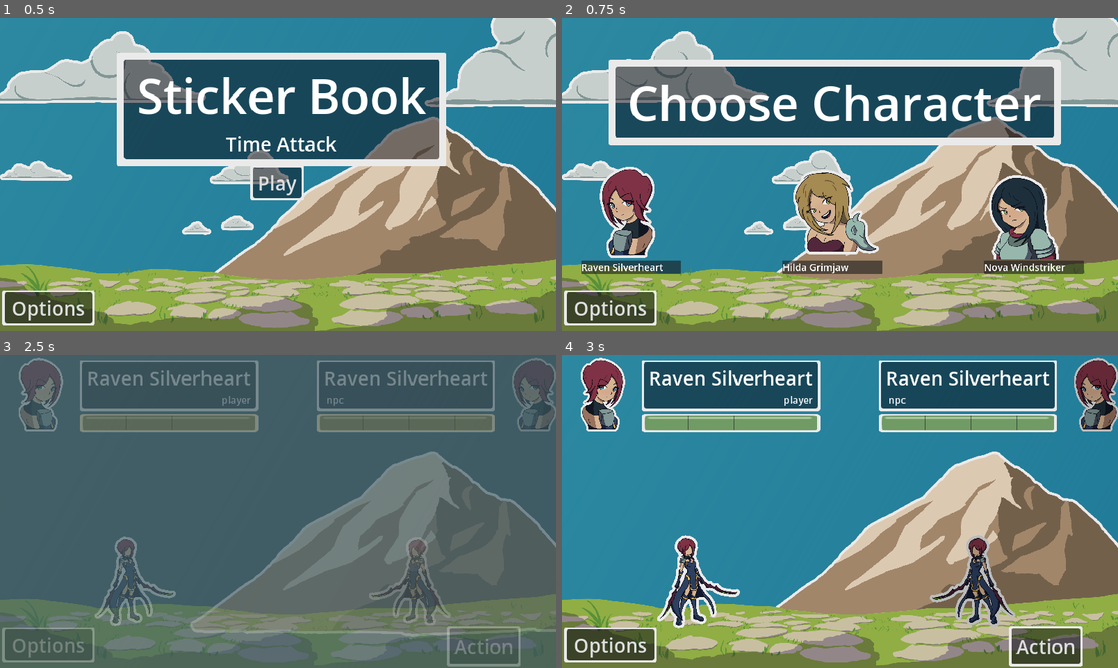
Above: before the commit, frames 1-4 (two rows, left to right).
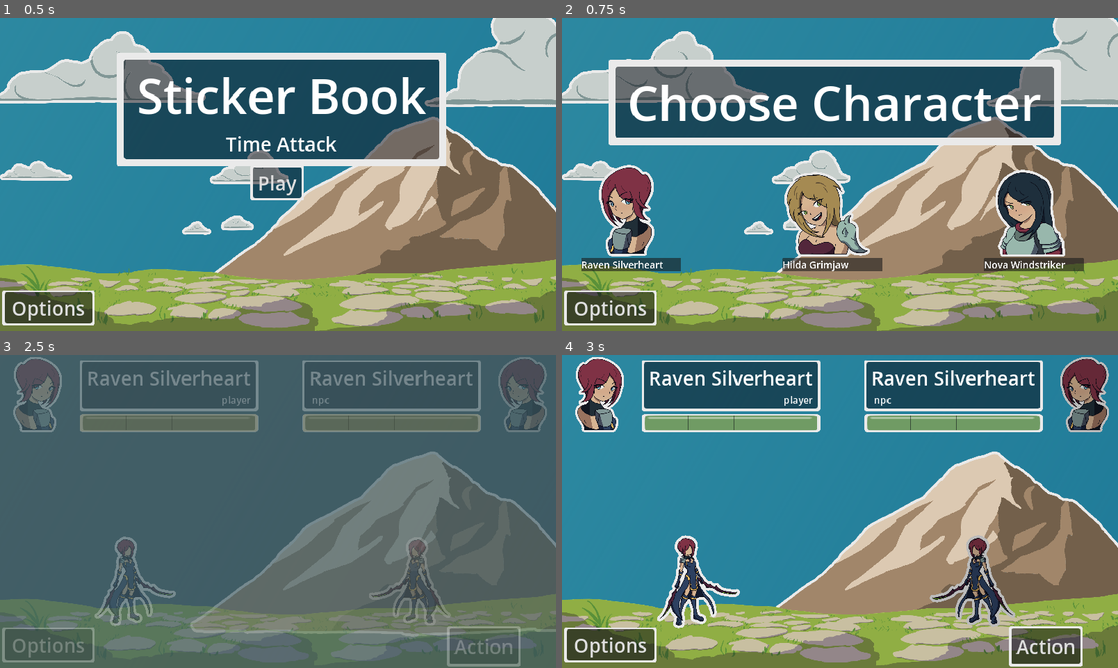
Above: after the commit, the same moments.

Repository: MajorZiploc/sticker_book_moments
Game: Godot game, scene res://scenes/title_scene.tscn
Same seed, same stepped clock (60 frames per second), same inputs: the game is played once before the commit and once after it.
Inputs (mouse positions are in pixels of both pictures, inside the frame that each line leads up to):
- Up to frame 1 (0.5 s): no input
- Up to frame 2 (0.75 s): click "Play" at 0.5 s
- Up to frame 3 (2.5 s): click (66, 549) at 1.27 s; click "Raven Silverheart" at 2 s
- Up to frame 4 (3 s): tap Enter at 2.75 s; move the mouse to (962, 495) at 2.77 s; hold D (right) from 2.78 s (still down); click (962, 495) at 2.85 s

Frame 1 is identical in both runs. In frame 2, 6.8% of the frame differs, in the area x 3-94%, y 46-82%; in frame 3, 3.0%; in frame 4, 4.8%.

Commit message:
^busts and battle scene spacing

Diff:
--- a/scenes/battle_scene.tscn
+++ b/scenes/battle_scene.tscn
@@ -82,9 +82,9 @@
 anchors_preset = 1
 anchor_left = 1.0
 anchor_right = 1.0
-offset_left = -461.0
-offset_right = 39.0002
-offset_bottom = 141.0
+offset_left = -491.0
+offset_right = 9.00024
+offset_bottom = 161.0
 grow_horizontal = 0
 
 [node name="hbox" type="HBoxContainer" parent="ui_root/ui/npc_info"]
Binary file changed: art/my/char/dual_hybrid_bust.png
Binary file changed: art/my/char/spearwoman_bust.png
Binary file changed: art/my/char/two_handed_axer_bust.png
